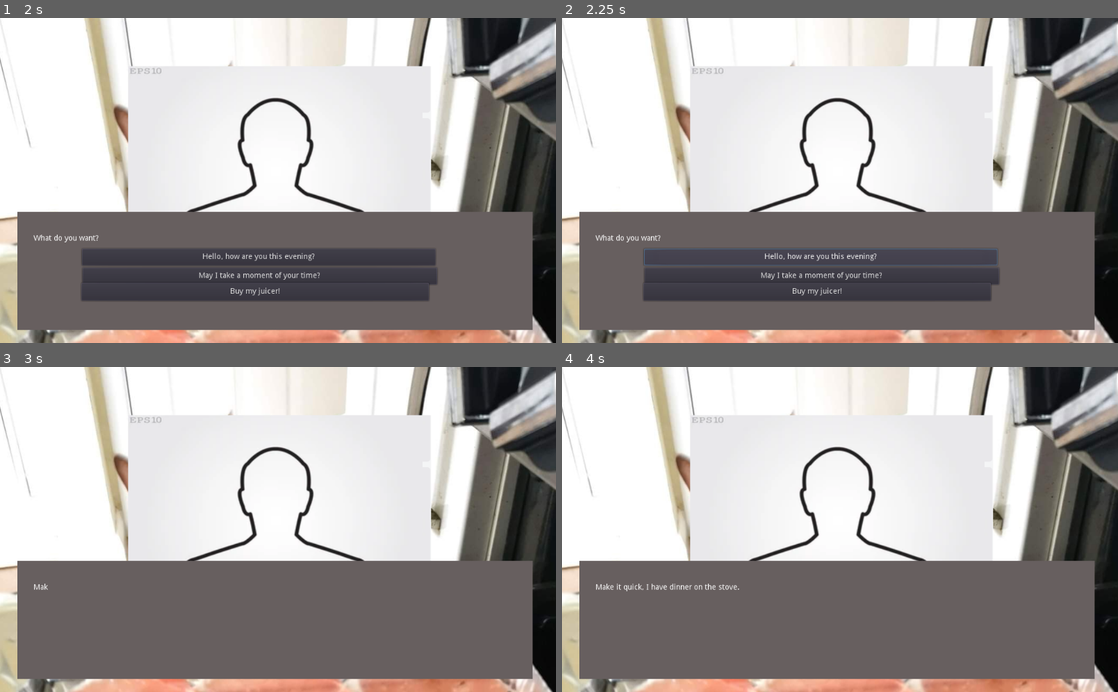
Above: before the commit, frames 1-4 (two rows, left to right).
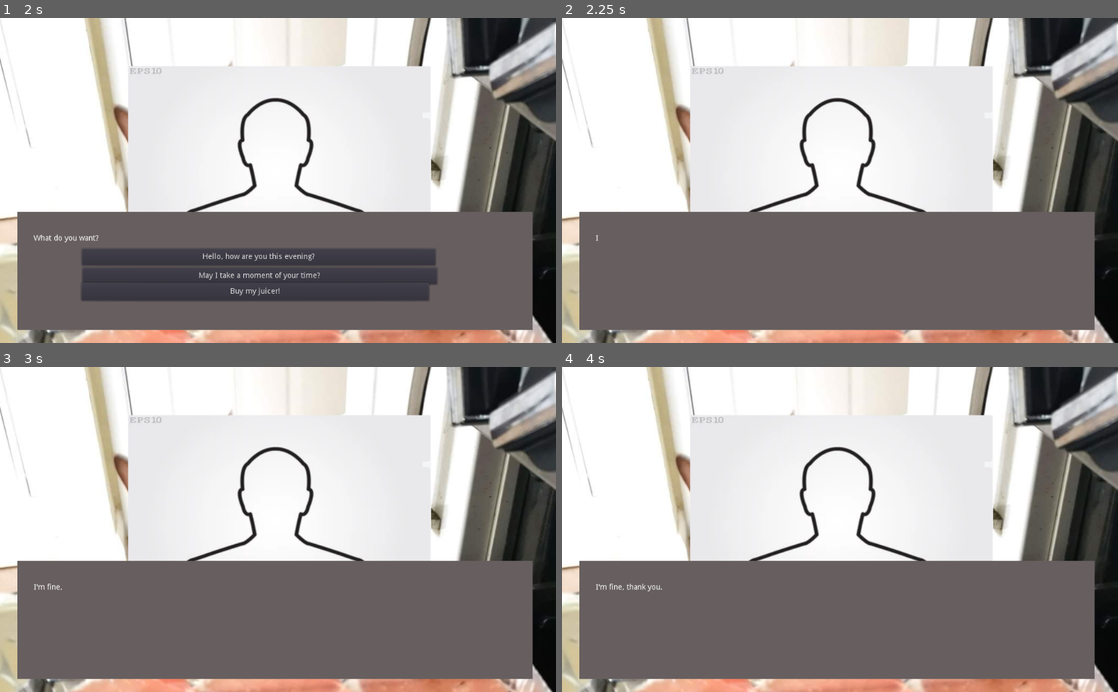
Above: after the commit, the same moments.

Repository: Feketelo/DycerLyfe-International-RenPy-
Game: Godot game, scene res://DycerLyfe.tscn
The game is run twice, just before and just after one commit, with the same random seed, the same clock (stepped at 60 frames per second) and the same inputs.
Inputs (mouse positions are in pixels of both pictures, inside the frame that each line leads up to):
- Up to frame 1 (2 s): click "Start Game" at 0.5 s; tap Enter (ui_accept) at 1.25, 1.52 s
- Up to frame 2 (2.25 s): click "Hello, how are you this eveni…" at 2 s
- Up to frame 3 (3 s): click (261, 623) at 2.75 s, where only the run before the commit has a clickable "May I take a moment of your t…"
- Up to frame 4 (4 s): tap Enter (ui_accept) at 3.77 s

Frame 1 is identical in both runs. In frame 2, 9.9% of the frame differs, in the area x 6-79%, y 66-88%; in frame 3, less than 0.1%; in frame 4, 0.2%.
Error before the commit: Invalid get index 'failure_goto' (on base: 'Dictionary'). (res://HouseCall_1.gd:109)

Commit message:
fix randomness

Diff:
--- a/Dialogue.gd
+++ b/Dialogue.gd
@@ -8,6 +8,7 @@
 				"text" : "Hello, how are you this evening?",
 				"success_threshold" : 100,
 				"success_goto": "round1_response1",
+				"failure_goto": "end",
 				"points": 0,
 			},
 			"choice2": {
--- a/HouseCall_1.gd
+++ b/HouseCall_1.gd
@@ -89,7 +89,8 @@
 		button.visible = false
 
 func calcSuccess(percent):
-	rng.randi_range(0,100) <= percent
+	rng.randomize()
+	return(rng.randi_range(0,100) <= percent)
 
 func _on_Tween_tween_completed(object, key):
 	finished = true
